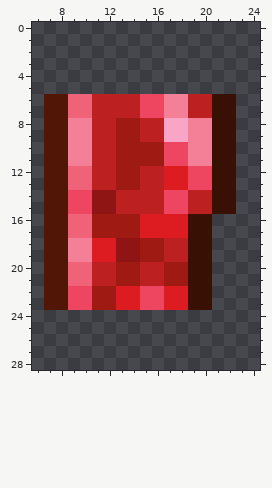
Edited in one commit: pixel-art sprite (NPCs/GummyWyrmBody.png). Above is the file before it was changed.
The file is 22x30 pixels. Shown: x 6..24, y 0..28. The old version is drawn lined up with the new one, on the new canvas.
The result:
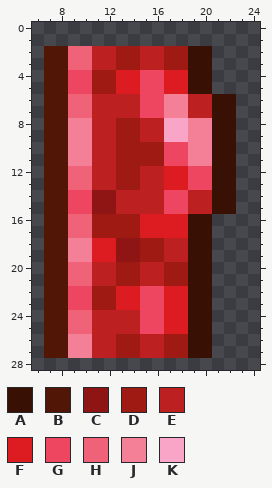
Palette (. is transparent): A #391004  B #521607  C #8f1414  D #9e1a12  E #bd2020  F #dd1c21  G #ee4660  H #f06277  J #f48097  K #f8a5c8
From old to new:
canvas 22x30 -> 30x30, the old top-left corner now at 4,0
@@ x 6..24 @@
  1 ...................
- 2 ...................
- 3 ...................
- 4 ...................
- 5 ...................
+ 2 .BBHHEEDDEEDDAA....
+ 3 .BBHHEEDDEEDDAA....
+ 4 .BBGGDDFFGGFFAA....
+ 5 .BBGGDDFFGGFFAA....
  6 .BBHHEEEEGGJJEEAA..
@@ x 6..24 @@
 23 .BBGGDDFFGGFFAA....
-24 ...................
-25 ...................
-26 ...................
-27 ...................
+24 .BBHHEEEEGGFFAA....
+25 .BBHHEEEEGGFFAA....
+26 .BBJJEEDDEEDDAA....
+27 .BBJJEEDDEEDDAA....
 28 ...................
